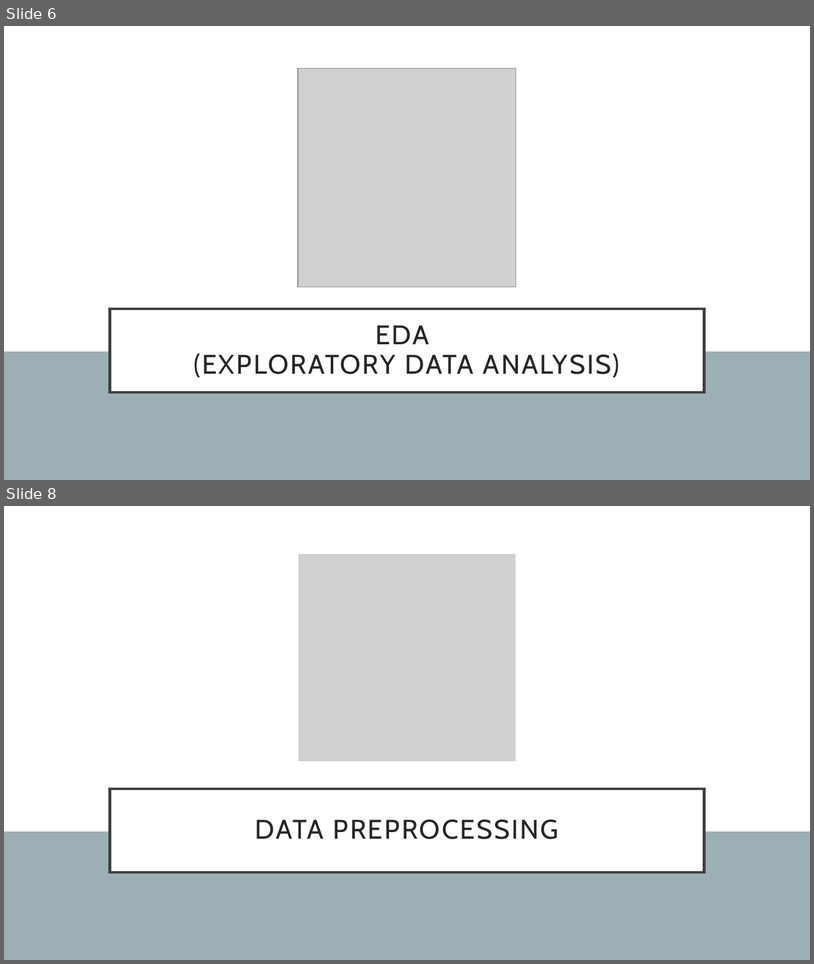
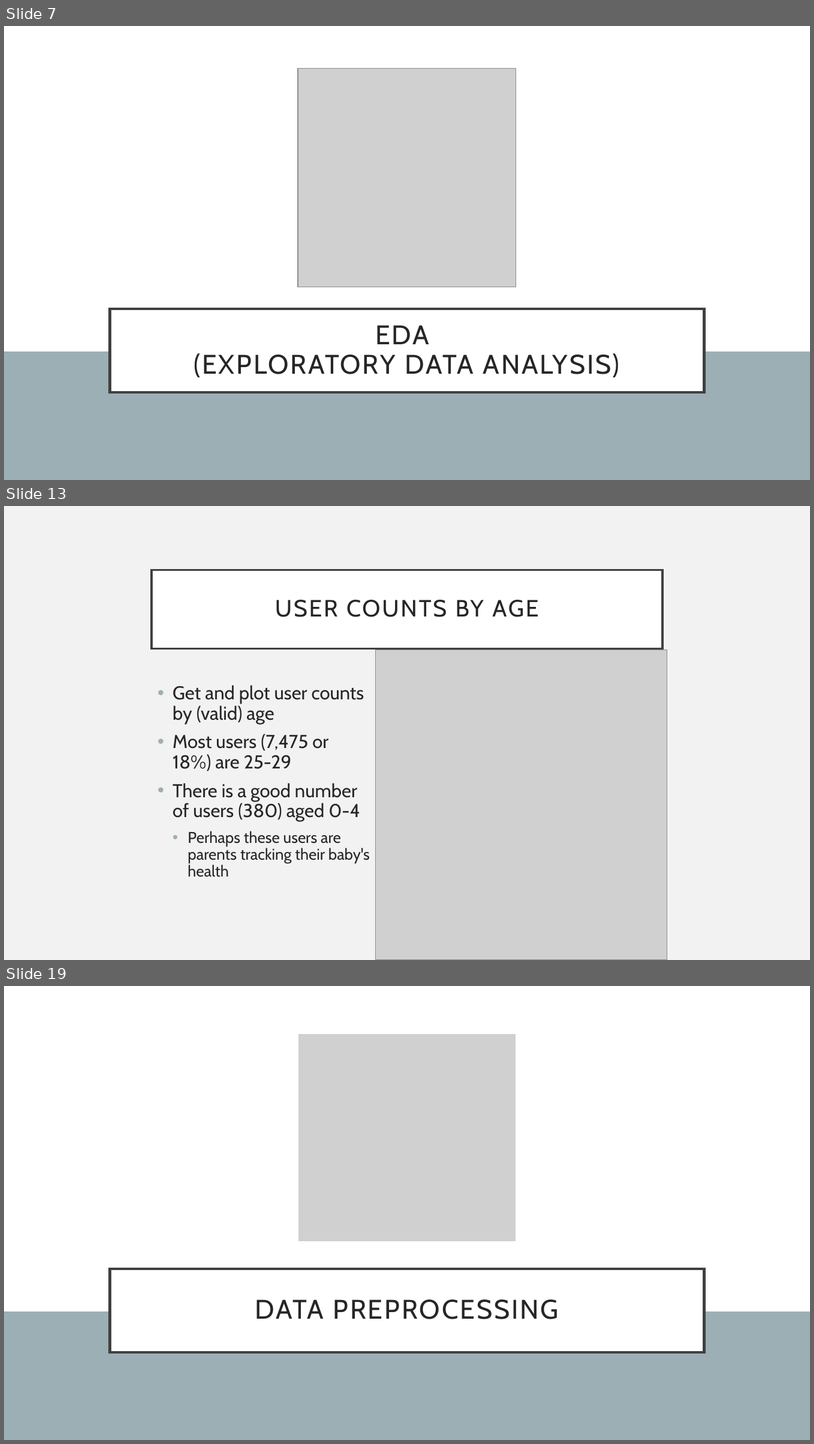
Before and after one commit to chelseanbr/aih-eda-modeling, a slide deck: aih-sl-tutorial.pptx. Shown one above the other, each under a label of ours: slides 6 and 8 before the commit, slides 7, 13 and 19 after it; the slides between them are not shown. The pictures are 814x964 and 814x1444 pixels, drawn with LibreOffice and Linux fonts; fonts in the diff are those of the drawing; grey boxes stand for pictures. Boxes give left, top, right and bottom in pixels: in the first picture for what was removed or moved away, otherwise in the second. Text is boxed around its words. In the diff, an @@ line names an element or a change of style, - is before the commit and + after.

```diff
--- a/aih-sl-tutorial.pptx
+++ b/aih-sl-tutorial.pptx
@@ slide 13 added at (x1=4, y1=506, x2=810, y2=960), background #F2F2F2 @@
@@ title added at (x1=152, y1=570, x2=663, y2=648), fill #FFFFFF, outline #404040 2.5 pt, 28 pt, text #262626 @@
+USER COUNTS BY AGE
@@ picture added at (x1=376, y1=650, x2=668, y2=960) @@
@@ text added at (x1=173, y1=685, x2=370, y2=877), 22.2 pt, text #262626 @@
+• Get and plot user counts by (valid) age
+• Most users (7,475 or 18%) are 25-29
+• There is a good number of users (380) aged 0-4
+  • Perhaps these users are parents tracking their baby's health
@@ what was slide 6 is now slide 7 @@
@@ what was slide 8 is now slide 19 @@
```
Also in this commit, not shown: 2 slides changed, 11 other slides added, 1 slide removed, 1 other file.
